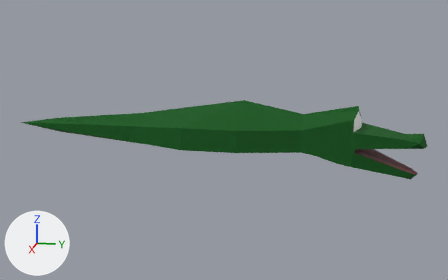
Renders of the Blender file BlenderModels/Snapjaw.blend from each side of a commit.
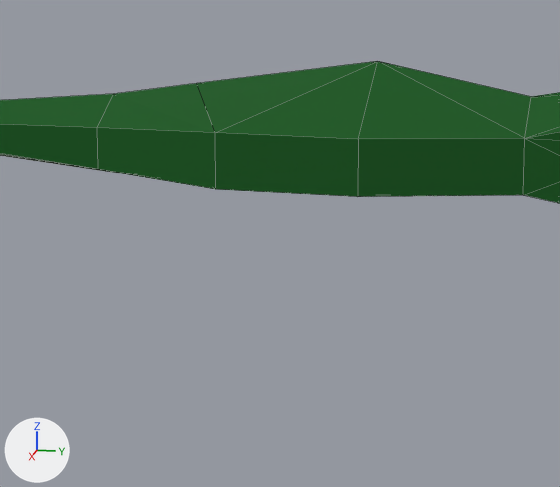
Each version appears first whole from a 50 mm lens placed at (4.59, 0.83, 1.08), pointed at (-0.01, -0.09, -0.07), and next in a close-up on the part from 22% to 70% of the width and 27% to 95% of the height. The axes (+X, +Y, +Z) are drawn at lower left. The lights are the same throughout. The first two pictures are the older version. The close-ups show mesh edges as thin lines.

Objects in the first close-up: 'Head'.
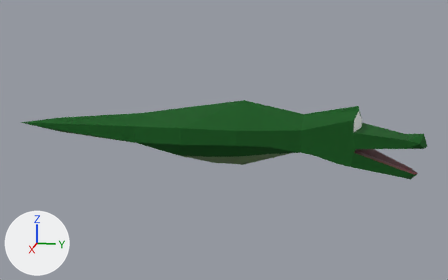
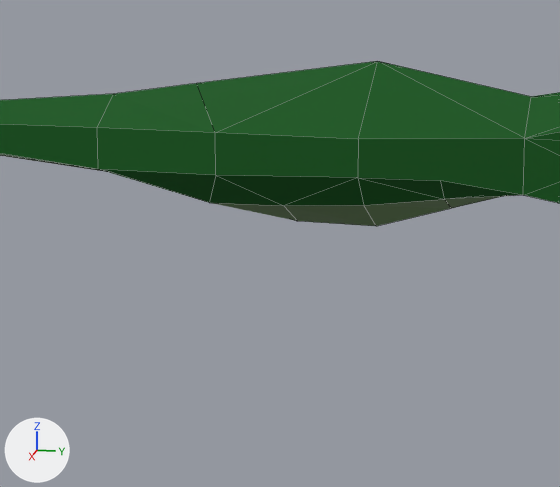
Commit message: Don't remember what I did.  Probably made him fat?

Pixel boxes (x1, y1, x2, y2) of what changed, in the close-ups (560 x 487 px):
```json
{"object": "Head", "change": "reshaped", "before": [0, 61, 560, 203], "after": [0, 61, 560, 226]}
{"part": 1, "of": "me_cube", "change": "reshaped", "before": [97, 128, 525, 197], "after": [97, 128, 525, 226]}
```

The change, as JSON lines over the scene's bpy script:
```json
{"block": "me_cube", "where": "# used by ob_head; location = (0.0, 1.136, 0.0); scale = (0.5, 0.5, 0.5)"}
{"op": "remove", "block": "me_cube", "code": "me_cube.from_pydata(...)  # 59 vertices, 59 faces; spans x 0.0..0.64, y -5.87..0.57, z -0.61..0.5"}
{"op": "add", "block": "me_cube", "code": "me_cube.from_pydata(...)  # 64 vertices, 66 faces; spans x 0.0..0.64, y -5.87..0.57, z -0.61..0.5"}
{"block": "me_cube", "change": "me_cube part 1"}
{"block": "me_cube", "change": "2 vertices are removed from x 0.45..0.64, y -2.14, z -0.21..-0.16"}
{"block": "me_cube", "change": "6 faces are deleted"}
{"block": "me_cube", "change": "4 vertices move from x 0.0..0.64, y -3.25..-2.14, z -0.31..-0.16 to x 0.0..0.64, y -3.09..-1.69, z -0.38..-0.08"}
{"block": "me_cube", "change": "7 vertices are added at x 0.0..0.64, y -2.63..-1.69, z -0.52..-0.05"}
{"block": "me_cube", "change": "9 new faces join them, mat_skin (dark green #26662d)"}
{"block": "me_cube", "change": "4 new faces join them, mat_belly (green #61864c)"}
```
